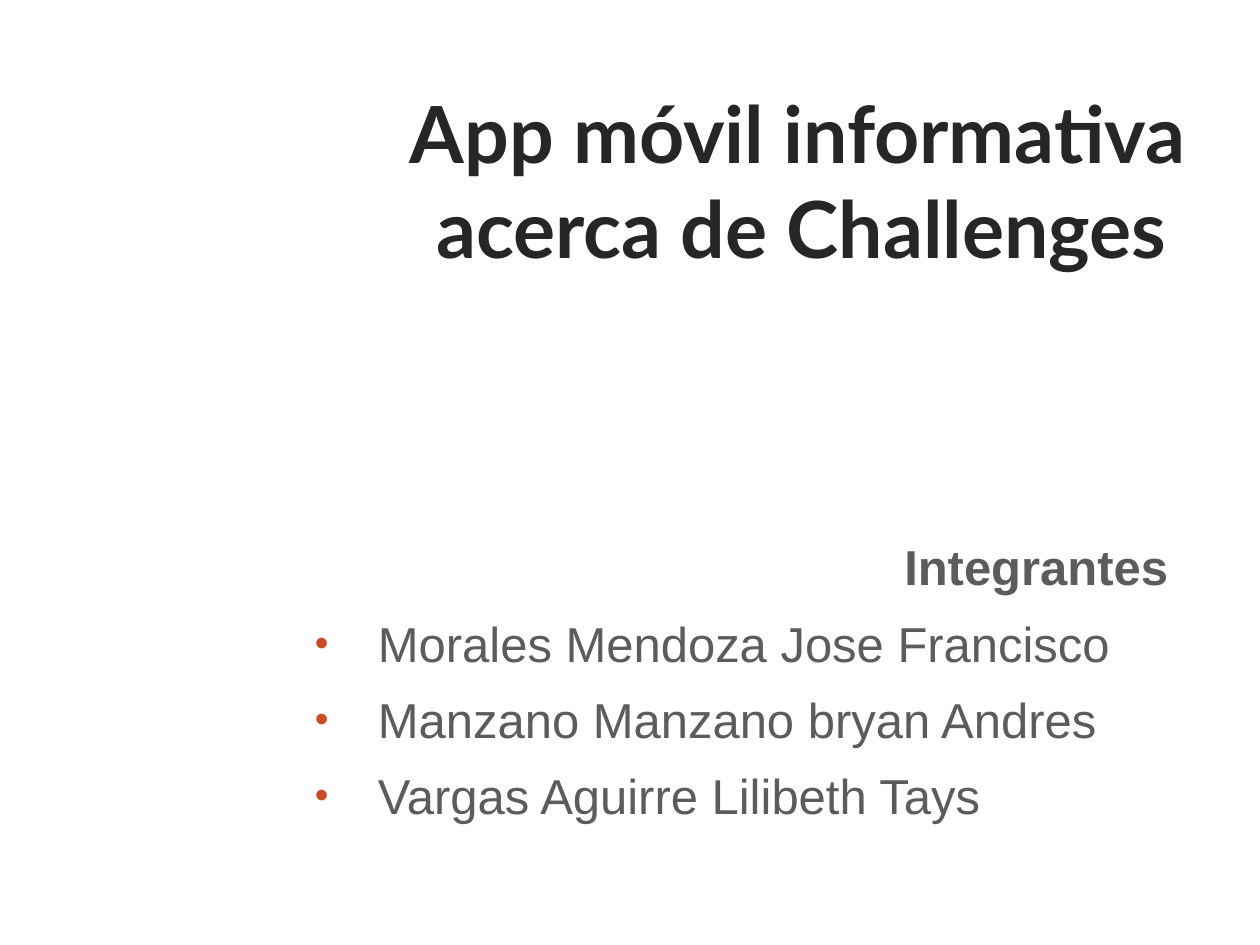
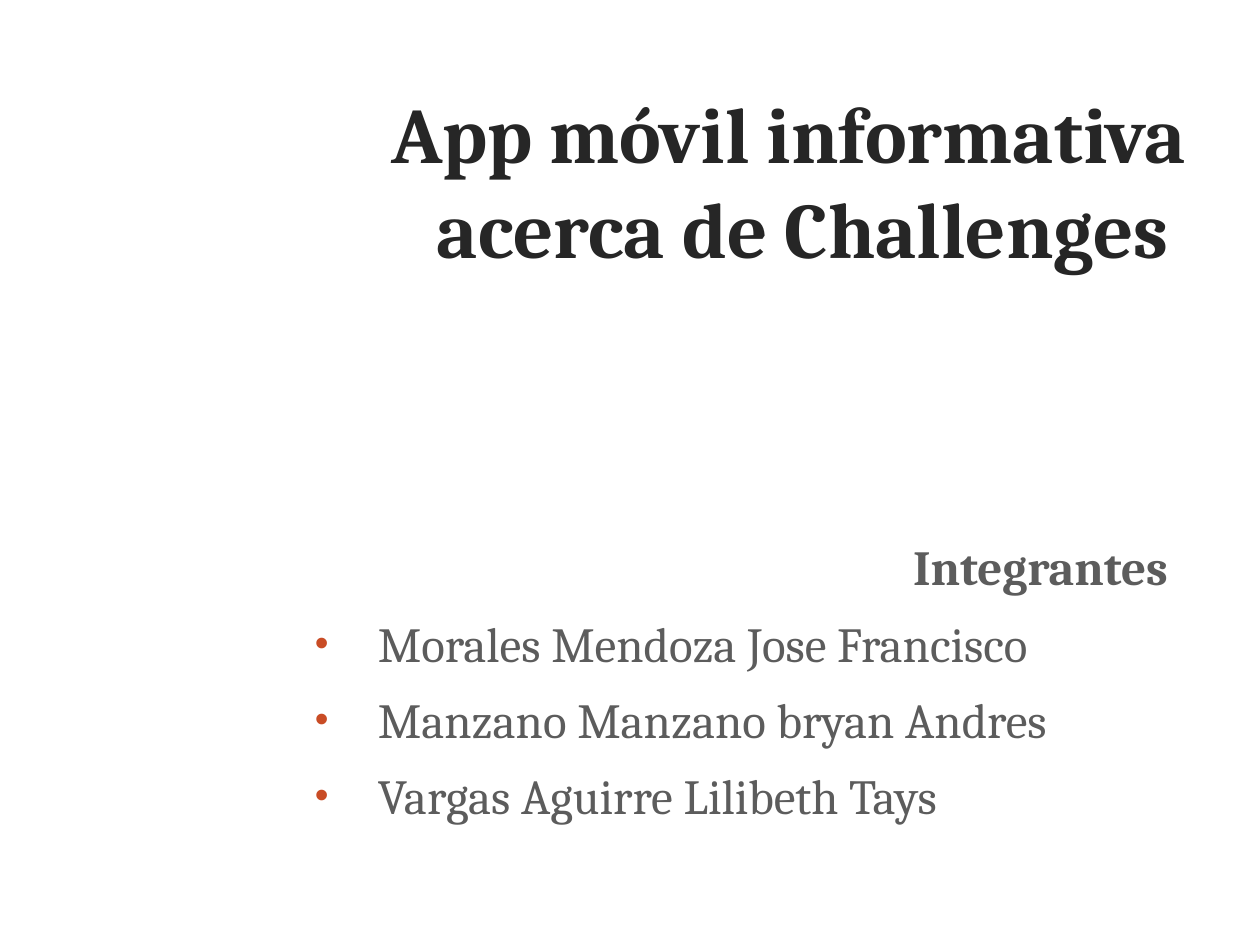
Before and after one commit to BryanManzano2016/AppChallenges, a slide deck: slide 1 of App móvil informativa.pptx. Drawn at 1260x945 pixels with LibreOffice and Linux fonts; fonts in the diff are those of the drawing; background and template pictures are left out. Boxes give left, top, right and bottom in pixels: in the first picture for what was removed or moved away, otherwise in the second. Text is boxed around its words. In the diff, an @@ line names an element or a change of style, - is before the commit and + after.

```diff
--- a/App móvil informativa.pptx
+++ b/App móvil informativa.pptx
@@ title "App móvil informativa acerca de ...": place and size @@
-title "App móvil informativa acerca de ..." at box(410, 104, 1185, 273)
+title "App móvil informativa acerca de ..." at box(391, 107, 1186, 275)
@@ title "App móvil informativa acerca de ..." at box(391, 107, 1186, 275): font Lato to Cambria @@
@@ subtitle "Integrantes" at box(378, 552, 1168, 825): font Arial to Cambria @@
```
Also in this commit, not shown: 6 other slides changed, 1 slide added.
